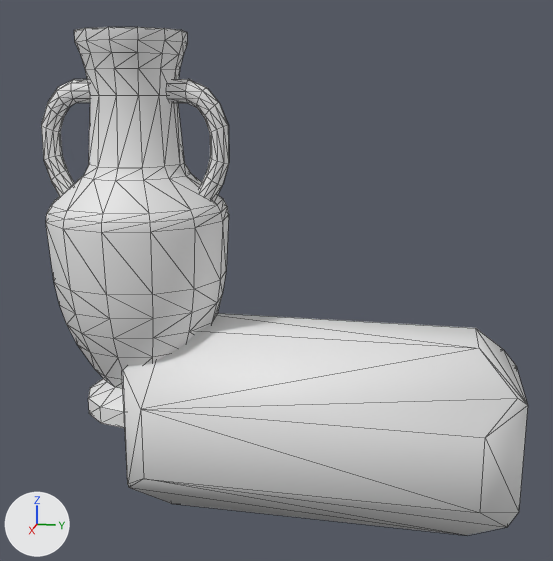
Two versions of the FBX model Assets/Stylized_Egypt/Meshes/props/SM_jug_04.fbx, one commit apart.
Before and after are seen from a 50 mm lens placed at (2.393, 0.951, 1.078), pointed at (-0.01, 0.47, 0.477). Arrows for +X, +Y and +Z are at lower left; the lights stay in place. Mesh edges are drawn as thin lines. Where no turn or scale is listed for an object, it has been applied to the vertices.

Objects in the first picture: 'SM_jug_04', 'SM_jug_04_ConvexHulls'.
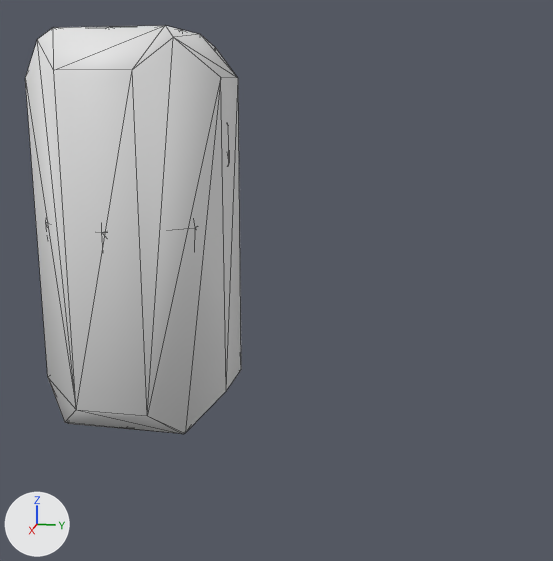
Changed parts and their boxes (x1, y1, x2, y2) in the pictures (553 x 561 px):
'SM_jug_04_ConvexHulls', moved, rescaled (47% narrower, 83% taller)
    before: (122, 313, 528, 535)
    after: (25, 26, 241, 434)
'SM_jug_04', unchanged, covered by the edit
    before: (41, 27, 229, 428)

Diff of the bpy script that builds the scene:
```diff
--- a/Assets/Stylized_Egypt/Meshes/props/SM_jug_04.fbx.py
+++ b/Assets/Stylized_Egypt/Meshes/props/SM_jug_04.fbx.py
@@ ob_sm_jug_04_convexhulls @@
 ob_sm_jug_04_convexhulls = bpy.data.objects.new('SM_jug_04_ConvexHulls', me_sm_jug_04_convexhulls)
+ob_sm_jug_04_convexhulls.parent = ob_sm_jug_42
 ob_sm_jug_04_convexhulls.location = (0.0, 0.0, 0.0)
-ob_sm_jug_04_convexhulls.scale = (0.01, 0.01, 0.01)
@@ ob_sm_jug_42 @@
+ob_sm_jug_42 = bpy.data.objects.new('SM_jug_42', None)
+ob_sm_jug_42.location = (0.0, 0.0, 0.0)
+ob_sm_jug_42.rotation_euler = (1.571, 0.0, 0.0)  # degrees (90, 0, 0)
+ob_sm_jug_42.scale = (0.01, 0.01, 0.01)
```
